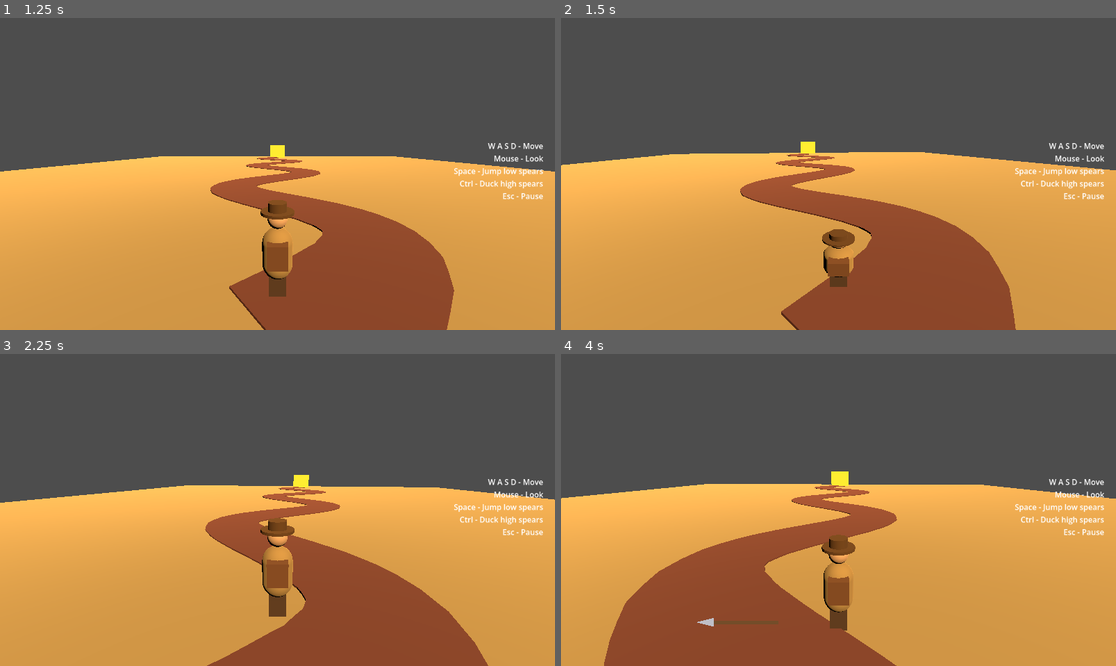
Above: before the commit, frames 1-4 (two rows, left to right).
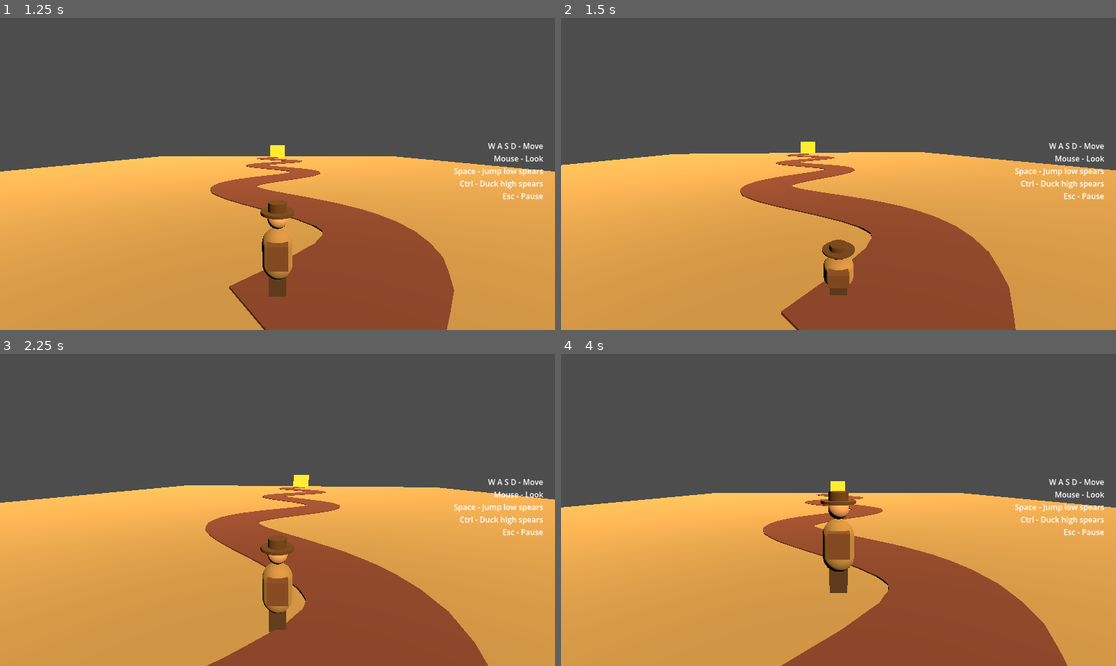
Above: after the commit, the same moments.

Repository: AnubisGott/The-Mystery-of-the-Pharaoh
Game: Godot game, scene res://main/main.tscn
The game is run twice, just before and just after one commit, with the same random seed, the same clock (stepped at 60 frames per second) and the same inputs.
Inputs (mouse positions are in pixels of both pictures, inside the frame that each line leads up to):
- Up to frame 1 (1.25 s): click "Enter the Tomb" at 0.5 s
- Up to frame 2 (1.5 s): tap Enter at 1.25 s; move the mouse to (866, 174) at 1.27 s; hold W (move_forward) from 1.28 s (still down); hold Ctrl (duck) from 1.28 s (still down)
- Up to frame 3 (2.25 s): keep holding W (move_forward); tap Space (jump) at 1.52 s; move the mouse to (249, 510) at 2.02 s; release Ctrl (duck) at 2.03 s; tap Ctrl (duck) at 2.1 s
- Up to frame 4 (4 s): keep holding W (move_forward); tap Space (jump) at 2.27, 3.77 s; move the mouse to (849, 503) at 2.77 s; hold Ctrl (duck) 2.78-3.53 s; move the mouse to (832, 516) at 3.52 s; tap Ctrl (duck) at 3.6 s

Frame 1 is identical in both runs. In frame 2, 0.8% of the frame differs, in the area x 47-53%, y 67-89%; in frame 3, 1.2%; in frame 4, 28%, in the area x 0-100%, y 37-100%.

Commit message:
Keep feet planted during the duck animation
The body now shifts down by the capsule height difference in the
same frame it resizes, instead of waiting for gravity, so the
scaled-down figure keeps its feet on the ground and only the
head comes down.

Co-Authored-By: Claude Fable 5 <noreply@anthropic.com>

Diff:
--- a/player/player.gd
+++ b/player/player.gd
@@ -91,8 +91,11 @@
 	var capsule: CapsuleShape3D = collision_shape.shape
 	capsule.height = DUCK_HEIGHT if ducking else STAND_HEIGHT
 
+	# Shift the body by the height difference in the same frame the
+	# capsule resizes, so the feet stay planted and only the head moves.
 	if ducking:
 		visual.scale.y = DUCK_HEIGHT / STAND_HEIGHT
+		position.y -= (STAND_HEIGHT - DUCK_HEIGHT) / 2.0
 	else:
 		visual.scale.y = 1.0
 		position.y += (STAND_HEIGHT - DUCK_HEIGHT) / 2.0
